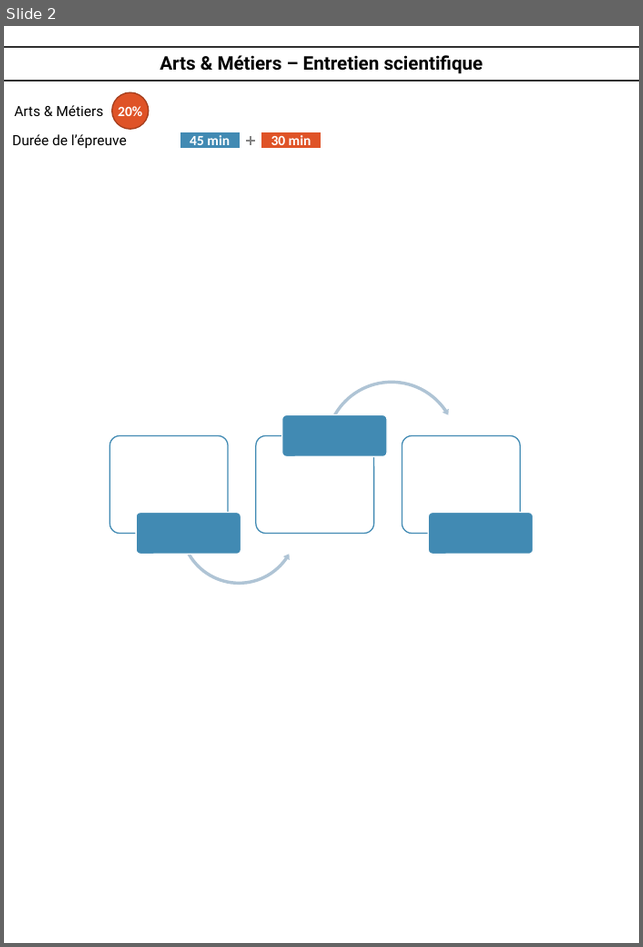
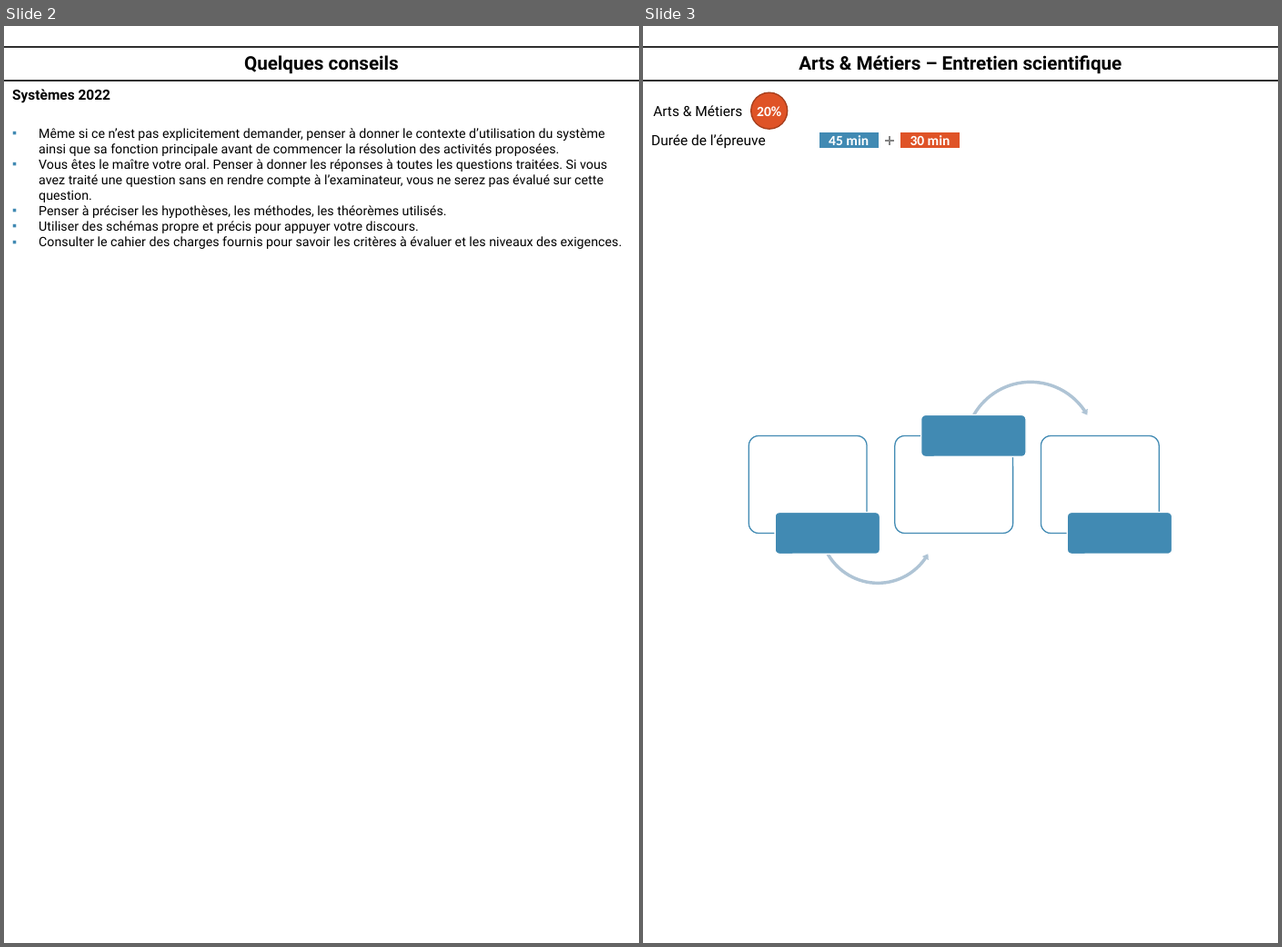
Before and after one commit to xpessoles/PSI_Preparation_Oral, a slide deck: Presentations_Epreuves.pptx. Shown side by side, each under a label of ours: slide 2 before the commit, slides 2 and 3 after it. The pictures are 643x947 and 1282x947 pixels, drawn with LibreOffice and Linux fonts; fonts in the diff are those of the drawing. Boxes give left, top, right and bottom in pixels: in the first picture for what was removed or moved away, otherwise in the second. Text is boxed around its words. In the diff, an @@ line names an element or a change of style, - is before the commit and + after.

```diff
--- a/Presentations_Epreuves.pptx
+++ b/Presentations_Epreuves.pptx
@@ slide 2 added at box(4, 26, 639, 943), background #FFFFFF @@
@@ line added from (4, 47) to (639, 47), #2F2F2F 1.5 pt @@
@@ text added at box(244, 55, 399, 74), 16 pt, text #000000, bold @@
+Quelques conseils
@@ line added from (4, 81) to (639, 81), #2F2F2F 1.5 pt @@
@@ text added at box(12, 89, 111, 103), 12 pt, text #000000, bold @@
+Systèmes 2022
@@ text added at box(39, 128, 623, 249), 11 pt, text #000000 @@
+▪ Même si ce n’est pas explicitement demander, penser à donner le contexte d’utilisation du système ainsi que sa fonction principale avant de commencer la résolution des activités proposées.
+▪ Vous êtes le maître votre oral. Penser à donner les réponses à toutes les questions traitées. Si vous avez traité une question sans en rendre compte à l’examinateur, vous ne serez pas évalué sur cette question.
+▪ Penser à préciser les hypothèses, les méthodes, les théorèmes utilisés.
+▪ Utiliser des schémas propre et précis pour appuyer votre discours.
+▪ Consulter le cahier des charges fournis pour savoir les critères à évaluer et les niveaux des exigences.
@@ what was slide 2 is now slide 3 @@
```
Also in this commit, not shown: 1 slide changed.
